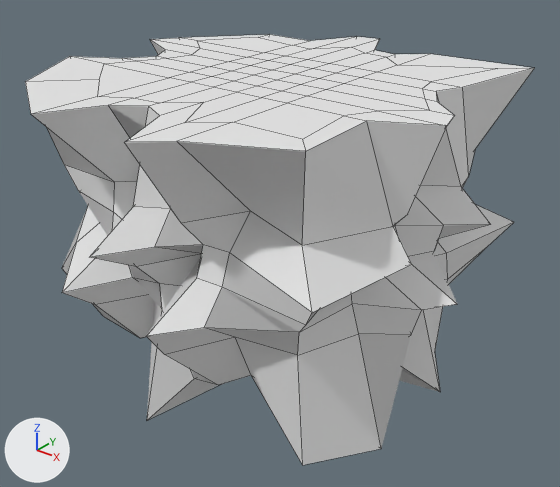
One commit to the FBX model Gamecamp project 1/Assets/Models/Jarno/FlyingIsland3.fbx: the scene before it, then after it.
Rendered twice from a camera (50 mm lens) standing at (25.3, -31.1, 21.8) and looking at (0.4, 0.0, 2.6). Lighting does not change. The marker at lower left points along +X, +Y and +Z. Mesh edges are drawn as thin lines. Where no turn or scale is listed for an object, it has been applied to the vertices.
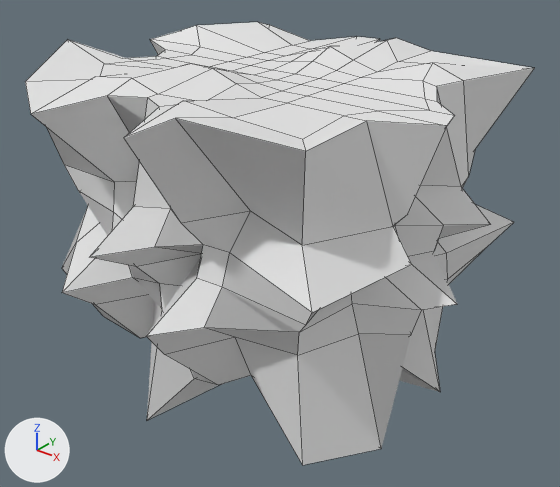
Where the change shows, as pixel boxes (x1, y1, x2, y2) in the pictures (560 x 487 px; the box of a moved part takes in the faces that stretch with it):
'Cube', reshaped: before (25, 35, 534, 465); after (25, 22, 534, 465)
part 1 of me_cube, moved or reshaped: before (107, 58, 231, 83); after (107, 58, 228, 71)
part 2 of me_cube, moved or reshaped: before (252, 56, 328, 74); after (252, 47, 329, 74)
part 3 of me_cube, moved or reshaped: before (213, 76, 299, 98); after (213, 68, 299, 98)
part 4 of me_cube, moved or reshaped: before (295, 64, 377, 84); after (295, 47, 377, 84)
part 5 of me_cube, moved or reshaped: before (124, 103, 250, 223); after (124, 105, 250, 223)
part 6 of me_cube, moved or reshaped: before (127, 98, 343, 151); after (126, 98, 343, 151)
part 7 of me_cube, moved or reshaped: before (355, 57, 397, 72); after (354, 41, 397, 72)
part 8 of me_cube, moved or reshaped: before (387, 54, 530, 69); after (387, 38, 531, 68)
part 9 of me_cube, moved or reshaped: before (421, 92, 461, 187); after (421, 89, 461, 187)
part 10 of me_cube, moved or reshaped: (437, 68, 534, 187) in both
part 11 of me_cube, moved or reshaped: (31, 39, 380, 209) in both
part 12 of me_cube, moved or reshaped: before (150, 38, 200, 49); after (150, 25, 200, 47)
part 13 of me_cube, moved or reshaped: (345, 78, 437, 101) in both
part 14 of me_cube, moved or reshaped: before (183, 35, 308, 45); after (258, 22, 310, 45)
part 15 of me_cube, moved or reshaped: (25, 64, 306, 245) in both
part 16 of me_cube, moved or reshaped: before (309, 47, 395, 68); after (331, 39, 390, 60)
part 17 of me_cube, moved or reshaped: before (200, 37, 292, 53); after (197, 22, 292, 53)
part 18 of me_cube, moved or reshaped: before (362, 65, 533, 92); after (362, 62, 532, 86)
part 19 of me_cube, moved or reshaped: before (26, 56, 133, 82); after (25, 40, 134, 82)

Diff of the bpy script that builds the scene:
```diff
--- a/Gamecamp project 1/Assets/Models/Jarno/FlyingIsland3.fbx.py
+++ b/Gamecamp project 1/Assets/Models/Jarno/FlyingIsland3.fbx.py
@@ me_cube @@
 # used by ob_cube; location = (0.0, 0.0, 5.39)
-me_cube.from_pydata(...)  # 296 vertices, 294 faces; spans x -11.9..11.8, y -12.2..12.2, z -12.0..6.8
-me_cube.vertices[146].co = (-11.9, -3.8, 6.8)  # pixel (69, 56)
+me_cube.from_pydata(...)  # 296 vertices, 294 faces; spans x -11.9..11.8, y -12.2..12.2, z -12.0..7.7
+# me_cube part 1: the 1 vertex in x -3.8, y -2.3, z 6.8 is moved by (0.0, 0.0, 0.1)
+# me_cube part 2: the 1 vertex in x -0.8, y 2.3, z 6.8 is moved by (0.0, 0.0, 0.1)
+# me_cube part 3: the 1 vertex in x 0.8, y -2.3, z 6.8 is moved by (0.0, 0.0, 0.1)
+# me_cube part 4: the 1 vertex in x 2.3, y 2.3, z 6.8 is moved by (0.0, 0.0, 0.1)
+# me_cube part 5: the 1 vertex in x 2.3, y -12.2, z 6.8 is moved by (0.0, 0.0, 0.2)
+# me_cube part 6: the 1 vertex in x 3.8, y -7.5, z 6.8 is moved by (0.0, 0.0, 0.2)
+# me_cube part 7: the 1 vertex in x 3.8, y 5.9, z 6.8 is moved by (0.0, 0.0, 0.2)
+# me_cube part 8: the 1 vertex in x 3.8, y 9.6, z 6.8 is moved by (0.0, 0.0, 0.2)
+# me_cube part 9: the 1 vertex in x 8.1, y 2.3, z 6.8 is moved by (0.0, 0.0, 0.2)
+# me_cube part 10: the 1 vertex in x 8.8, y 3.8, z 6.8 is moved by (0.0, 0.0, 0.3)
+# me_cube part 11: 13 of the vertices in x -3.8..2.3, y -9.1..8.4, z 6.8 are moved by (0.0, 0.0, 0.4)
+# me_cube part 12: 1 of the vertices in x -10.9, y 3.8, z 6.8 are moved by (0.0, 0.0, 0.4)
+# me_cube part 13: 1 of the vertices in x 7.4, y 2.3, z 6.8 are moved by (0.0, 0.0, 0.4)
+# me_cube part 14: the 1 vertex in x -7.1, y 8.2, z 6.8 is moved by (0.0, 0.0, 0.6)
+# me_cube part 15: 6 of the vertices in x -3.8..3.8, y -10.8..-3.8, z 6.8 are moved by (0.0, 0.0, 0.9)
+# me_cube part 16: 3 of the vertices in x 0.8..2.3, y 3.8..8.1, z 6.8 are moved by (0.0, 0.0, 0.9)
+# me_cube part 17: 2 of the vertices in x -9.3..-7.1, y 3.8..7.1, z 6.8 are moved by (0.0, 0.0, 0.9)
+# me_cube part 18: 1 of the vertices in x 7.0, y 3.8, z 6.8 are moved by (0.0, 0.0, 0.9)
+# me_cube part 19
+me_cube.vertices[146].co = (-11.9, -3.8, 7.7)  # pixel (67, 39)
 me_cube.materials.append(mat_material)
```
